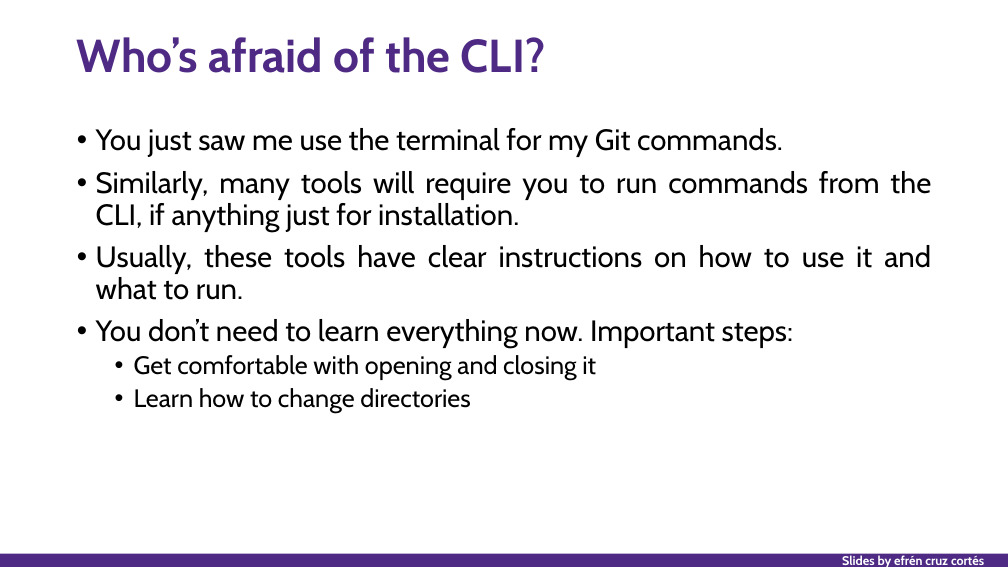
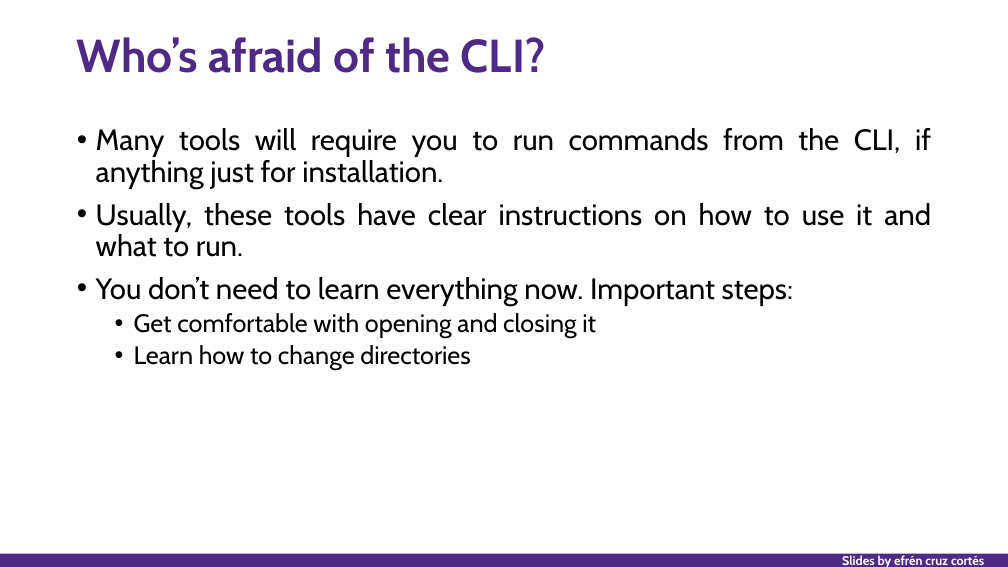
Before and after one commit to nuitrcs/researchers_guide_to_code_organization, a slide deck: slide 70 of researchers_guide_to_code_organization_day_1.pptx (slide 69 before the commit). Drawn at 1008x567 pixels with LibreOffice and Linux fonts; fonts in the diff are those of the drawing. Boxes give left, top, right and bottom in pixels: in the first picture for what was removed or moved away, otherwise in the second. Text is boxed around its words. In the diff, an @@ line names an element or a change of style, - is before the commit and + after.

```diff
--- a/researchers_guide_to_code_organization_day_1.pptx
+++ b/researchers_guide_to_code_organization_day_1.pptx
@@ text at (x1=96, y1=128, x2=931, y2=189): text changed @@
-• You just saw me use the terminal for my Git commands.
-• Similarly, many tools will require you to run commands from the CLI, if anything just for installation.
+• Many tools will require you to run commands from the CLI, if anything just for installation.
```
Also in this commit, not shown: 13 other slides changed, 5 slides added, 7 other files.
